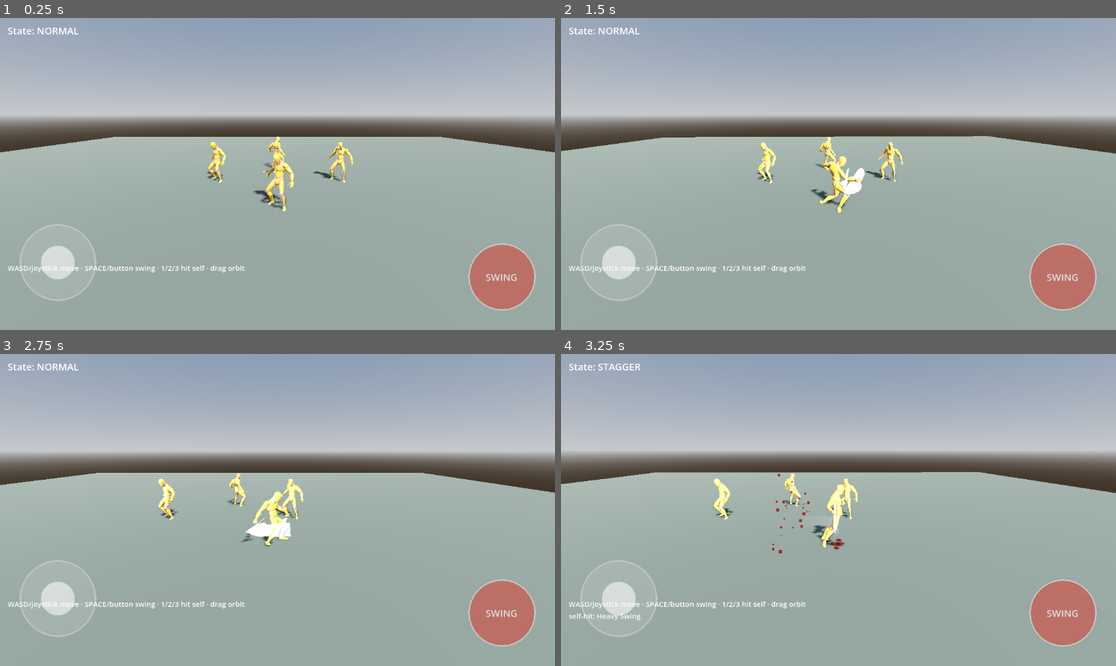
Above: before the commit, frames 1-4 (two rows, left to right).
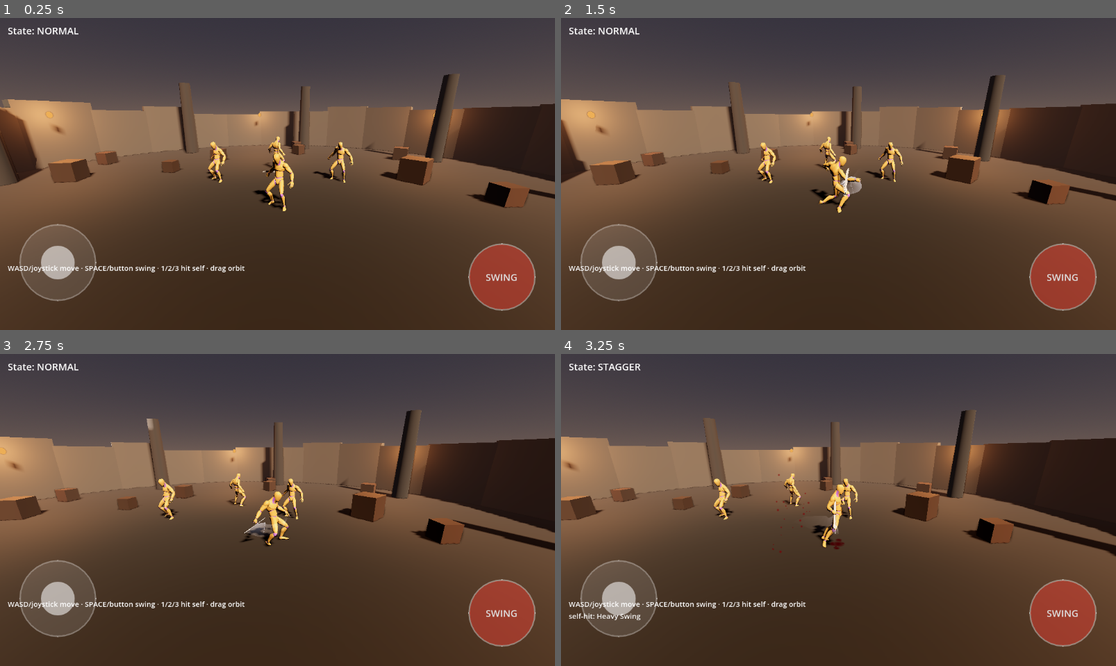
Above: after the commit, the same moments.

Repository: Xollonox/Game
Game: Godot game, scene res://scenes/arena.tscn
The game is run twice, just before and just after one commit, with the same random seed, the same clock (stepped at 60 frames per second) and the same inputs.
Inputs (mouse positions are in pixels of both pictures, inside the frame that each line leads up to):
- Up to frame 1 (0.25 s): no input
- Up to frame 2 (1.5 s): click "SWING" at 0.5 s; tap Enter at 1.25 s; move the mouse to (960, 158) at 1.27 s; hold D (move_right) from 1.28 s (still down); tap Space (attack) at 1.35 s; click (960, 158) at 1.42 s
- Up to frame 3 (2.75 s): release D (move_right) at 2 s; drag from (166, 525) to (249, 572) at 2.02 s
- Up to frame 4 (3.25 s): move the mouse to (894, 441) at 2.77 s; hold D (move_right) from 2.78 s (still down); tap 2 at 2.85 s

The runs differ from the first frame. In frame 1, 99% of the frame differs, in the area x 0-100%, y 0-100%; in frame 2, 100%; in frame 3, 100%; in frame 4, 100%.

Commit message:
Arena environment: stone ring, pillars, crates, torchlight and fog
The fight was happening on an untextured green plane under a flat noon sun,
which made every other effect look unfinished regardless of how it was tuned.

- scripts/arena_decor.gd: builds the arena shell — sunken stone floor disc, a
  28-block perimeter wall with per-block height jitter, eight pillars, scattered
  crates and six torches, all with collision. Generated rather than authored
  into the scene: as nodes it would be ~120 copy-pasted transforms nobody could
  retune without editing every one, where here the layout falls out of a few
  constants. Fixed RNG seed so it is the same arena every run — otherwise no two
  vision tests or playtests are comparable.
- Props sit outside a 6 m radius so they dress the space without becoming
  obstacles mid-duel.
- Torch flicker beats two out-of-step sines against each other per torch, which
  reads as firelight; a single shared sine reads as the whole scene dimming.
- Torches don't cast shadows on purpose — six shadow-casting omnis would cost
  more than the rest of the scene put together on the web build.
- arena.tscn: dusk sky, ACES tonemapping, warm low sun, distance fog and a mild
  contrast/saturation grade.

Also fixed from the render: blood quads were drawing as hard-edged squares —
visibly rectangles of red rather than droplets even at 3 cm. Added a soft radial
falloff texture, tinted by each particle's own colour.

Verified by rendered frames through the full NORMAL -> STAGGER -> RAGDOLL ->
GETTING UP run: blood, pooling and the gripped blade all read against the new
lighting.

Co-Authored-By: Claude Opus 5 <noreply@anthropic.com>
Claude-Session: https://claude.ai/code/session_01YYa41txZkdqc91DQA8Ei5Y

Diff:
--- a/scenes/arena.tscn
+++ b/scenes/arena.tscn
@@ -4,10 +4,15 @@
 [ext_resource type="PackedScene" path="res://scenes/player.tscn" id="2_player"]
 [ext_resource type="PackedScene" path="res://scenes/dummy.tscn" id="3_dummy"]
 [ext_resource type="Script" path="res://scripts/touch_controls.gd" id="4_touch"]
+[ext_resource type="Script" path="res://scripts/arena_decor.gd" id="5_decor"]
 
 [sub_resource type="ProceduralSkyMaterial" id="Sky_1"]
-sky_horizon_color = Color(0.64625, 0.65575, 0.67075, 1)
-ground_horizon_color = Color(0.64625, 0.65575, 0.67075, 1)
+sky_top_color = Color(0.17, 0.19, 0.26, 1)
+sky_horizon_color = Color(0.42, 0.36, 0.33, 1)
+ground_bottom_color = Color(0.09, 0.09, 0.1, 1)
+ground_horizon_color = Color(0.32, 0.28, 0.26, 1)
+sun_angle_max = 22.0
+sun_curve = 0.18
 
 [sub_resource type="Sky" id="SkyRes_1"]
 sky_material = SubResource("Sky_1")
@@ -15,15 +20,26 @@
 [sub_resource type="Environment" id="Env_1"]
 background_mode = 2
 sky = SubResource("SkyRes_1")
-tonemap_mode = 2
+ambient_light_source = 3
+ambient_light_energy = 0.55
+tonemap_mode = 3
+tonemap_white = 4.0
 ssao_enabled = true
+ssao_intensity = 1.6
+fog_enabled = true
+fog_light_color = Color(0.36, 0.33, 0.33, 1)
+fog_density = 0.022
+fog_sky_affect = 0.35
+adjustment_enabled = true
+adjustment_contrast = 1.12
+adjustment_saturation = 0.92
 
 [sub_resource type="PlaneMesh" id="PlaneMesh_ground"]
 size = Vector2(40, 40)
 
 [sub_resource type="StandardMaterial3D" id="Material_ground"]
-albedo_color = Color(0.32, 0.34, 0.3, 1)
-roughness = 0.9
+albedo_color = Color(0.16, 0.15, 0.14, 1)
+roughness = 0.95
 
 [sub_resource type="WorldBoundaryShape3D" id="WorldBoundary_ground"]
 
@@ -73,7 +89,12 @@
 
 [node name="DirectionalLight3D" type="DirectionalLight3D" parent="."]
 transform = Transform3D(0.866, -0.354, 0.354, 0, 0.707, 0.707, -0.5, -0.612, 0.612, 2, 10, 2)
+light_color = Color(1, 0.86, 0.68, 1)
+light_energy = 1.35
 shadow_enabled = true
+
+[node name="ArenaDecor" type="Node3D" parent="."]
+script = ExtResource("5_decor")
 
 [node name="Ground" type="StaticBody3D" parent="."]
 collision_layer = 1
--- /dev/null
+++ b/scripts/arena_decor.gd
@@ -0,0 +1,211 @@
+extends Node3D
+## Builds the arena shell — floor, perimeter wall, pillars, props and torches.
+##
+## Generated in code rather than authored into arena.tscn because it's all
+## repeated primitives placed on a ring: as a scene it would be ~120 nodes of
+## copy-pasted transforms that nobody can adjust without re-editing every one,
+## whereas here the whole layout falls out of a handful of constants.
+##
+## Everything static shares one mesh and one material per prop type, so the
+## renderer batches it. That matters more than usual here: the web build runs
+## through gl_compatibility, where draw-call overhead is the ceiling long
+## before triangle count is.
+
+const ARENA_RADIUS := 13.0
+const WALL_SEGMENTS := 28
+const WALL_HEIGHT := 3.2
+const PILLAR_COUNT := 8
+const PILLAR_RADIUS := 11.0
+const TORCH_COUNT := 6
+const CRATE_COUNT := 11
+
+## Flicker is per-torch so they don't pulse in unison, which reads as a global
+## brightness wobble rather than fire.
+const FLICKER_HZ := 7.0
+const FLICKER_DEPTH := 0.22
+
+var _torches: Array[OmniLight3D] = []
+var _torch_phase: PackedFloat32Array = []
+var _torch_base: PackedFloat32Array = []
+var _rng := RandomNumberGenerator.new()
+
+
+func _ready() -> void:
+	# Fixed seed: the layout should be the same arena every run, not a new one
+	# each launch — otherwise no two playtests or vision tests are comparable.
+	_rng.seed = 7741
+
+	var stone := _material(Color(0.30, 0.29, 0.27), 0.92)
+	var dark_stone := _material(Color(0.20, 0.19, 0.18), 0.95)
+	var wood := _material(Color(0.24, 0.16, 0.09), 0.85)
+
+	_build_floor(dark_stone)
+	_build_wall(stone)
+	_build_pillars(dark_stone)
+	_build_crates(wood)
+	_build_torches()
+
+
+func _process(delta: float) -> void:
+	for i in _torches.size():
+		_torch_phase[i] += delta * FLICKER_HZ
+		# Two out-of-step sines beat against each other, which reads closer to
+		# firelight than a single sine or pure noise.
+		var f := sin(_torch_phase[i]) * 0.6 + sin(_torch_phase[i] * 2.37) * 0.4
+		_torches[i].light_energy = _torch_base[i] * (1.0 + f * FLICKER_DEPTH)
+
+
+func _build_floor(mat: Material) -> void:
+	var disc := CylinderMesh.new()
+	disc.top_radius = ARENA_RADIUS
+	disc.bottom_radius = ARENA_RADIUS
+	disc.height = 0.3
+	disc.radial_segments = 48
+	disc.material = mat
+
+	var m := MeshInstance3D.new()
+	m.mesh = disc
+	# Sunk so its top face sits a hair under y=0, where the ground plane's
+	# collision already is — the disc is dressing, not a second floor.
+	m.position = Vector3(0.0, -0.16, 0.0)
+	add_child(m)
+
+
+func _build_wall(mat: Material) -> void:
+	var block := BoxMesh.new()
+	block.size = Vector3(3.0, WALL_HEIGHT, 0.8)
+	block.material = mat
+
+	var body := StaticBody3D.new()
+	body.collision_layer = 1
+	body.collision_mask = 0
+	add_child(body)
+
+	for i in WALL_SEGMENTS:
+		var a := TAU * float(i) / float(WALL_SEGMENTS)
+		var pos := Vector3(cos(a), 0.0, sin(a)) * ARENA_RADIUS
+		# Slight per-block jitter so the ring reads as stacked stone rather
+		# than an extruded cylinder.
+		var h := WALL_HEIGHT + _rng.randf_range(-0.35, 0.35)
+		var xf := Transform3D(Basis(Vector3.UP, -a + PI * 0.5), pos + Vector3.UP * (h * 0.5 - 0.2))
+		xf = xf.scaled_local(Vector3(1.0, h / WALL_HEIGHT, 1.0))
+
+		var m := MeshInstance3D.new()
+		m.mesh = block
+		m.transform = xf
+		body.add_child(m)
+
+		var shape := CollisionShape3D.new()
+		var box := BoxShape3D.new()
+		box.size = block.size
+		shape.shape = box
+		shape.transform = xf
+		body.add_child(shape)
+
+
+func _build_pillars(mat: Material) -> void:
+	var col := CylinderMesh.new()
+	col.top_radius = 0.34
+	col.bottom_radius = 0.42
+	col.height = 4.6
+	col.radial_segments = 10
+	col.material = mat
+
+	var body := StaticBody3D.new()
+	body.collision_layer = 1
+	body.collision_mask = 0
+	add_child(body)
+
+	for i in PILLAR_COUNT:
+		var a := TAU * float(i) / float(PILLAR_COUNT) + 0.19
+		var pos := Vector3(cos(a), 2.3, sin(a)) * Vector3(PILLAR_RADIUS, 1.0, PILLAR_RADIUS)
+
+		var m := MeshInstance3D.new()
+		m.mesh = col
+		m.position = pos
+		body.add_child(m)
+
+		var shape := CollisionShape3D.new()
+		var cyl := CylinderShape3D.new()
+		cyl.radius = 0.42
+		cyl.height = 4.6
+		shape.shape = cyl
+		shape.position = pos
+		body.add_child(shape)
+
+
+func _build_crates(mat: Material) -> void:
+	var body := StaticBody3D.new()
+	body.collision_layer = 1
+	body.collision_mask = 0
+	add_child(body)
+
+	for i in CRATE_COUNT:
+		var s := _rng.randf_range(0.5, 0.95)
+		var cube := BoxMesh.new()
+		cube.size = Vector3(s, s, s)
+		cube.material = mat
+
+		# Pushed out past the fighting area so props dress the space without
+		# becoming obstacles in the middle of a duel.
+		var a := _rng.randf() * TAU
+		var d := _rng.randf_range(6.0, ARENA_RADIUS - 1.6)
+		var xf := Transform3D(Basis(Vector3.UP, _rng.randf() * TAU),
+			Vector3(cos(a) * d, s * 0.5, sin(a) * d))
+
+		var m := MeshInstance3D.new()
+		m.mesh = cube
+		m.transform = xf
+		body.add_child(m)
+
+		var shape := CollisionShape3D.new()
+		var box := BoxShape3D.new()
+		box.size = cube.size
+		shape.shape = box
+		shape.transform = xf
+		body.add_child(shape)
+
+
+func _build_torches() -> void:
+	var flame_mat := StandardMaterial3D.new()
+	flame_mat.shading_mode = BaseMaterial3D.SHADING_MODE_UNSHADED
+	flame_mat.albedo_color = Color(1.0, 0.62, 0.22)
+
+	var flame := SphereMesh.new()
+	flame.radius = 0.11
+	flame.height = 0.3
+	flame.radial_segments = 8
+	flame.rings = 4
+	flame.material = flame_mat
+
+	for i in TORCH_COUNT:
+		var a := TAU * float(i) / float(TORCH_COUNT) + 0.4
+		var pos := Vector3(cos(a), 2.6, sin(a)) * Vector3(ARENA_RADIUS - 1.2, 1.0, ARENA_RADIUS - 1.2)
+
+		var m := MeshInstance3D.new()
+		m.mesh = flame
+		m.position = pos
+		add_child(m)
+
+		var light := OmniLight3D.new()
+		light.position = pos
+		light.light_color = Color(1.0, 0.64, 0.32)
+		light.light_energy = 3.2
+		light.omni_range = 11.0
+		# Torches are atmosphere, not the shadow-casting key light — six
+		# shadow-casting omnis would cost more than the whole rest of the scene
+		# on the web build.
+		light.shadow_enabled = false
+		add_child(light)
+
+		_torches.append(light)
+		_torch_phase.append(_rng.randf() * TAU)
+		_torch_base.append(light.light_energy)
+
+
+static func _material(albedo: Color, roughness: float) -> StandardMaterial3D:
+	var m := StandardMaterial3D.new()
+	m.albedo_color = albedo
+	m.roughness = roughness
+	m.metallic = 0.0
+	return m
--- a/scripts/combat_fx.gd
+++ b/scripts/combat_fx.gd
@@ -181,6 +181,9 @@
 	# red squares (caught in the first vision test, invisible to state checks).
 	mat.billboard_keep_scale = true
 	mat.disable_receive_shadows = true
+	# Without this the quads render as hard-edged squares — unmistakably
+	# rectangles of red rather than droplets, even at 3 cm.
+	mat.albedo_texture = _make_droplet_texture()
 
 	var quad := QuadMesh.new()
 	quad.size = Vector2.ONE
@@ -241,6 +244,18 @@
 		_players.append(pl)
 
 
+## Soft round falloff, white so the particle's own colour tints it.
+static func _make_droplet_texture() -> ImageTexture:
+	const SIZE := 32
+	var img := Image.create(SIZE, SIZE, false, Image.FORMAT_RGBA8)
+	var centre := Vector2(SIZE * 0.5, SIZE * 0.5)
+	for y in SIZE:
+		for x in SIZE:
+			var d := Vector2(x + 0.5, y + 0.5).distance_to(centre) / (SIZE * 0.5)
+			img.set_pixel(x, y, Color(1, 1, 1, pow(clampf(1.0 - d, 0.0, 1.0), 0.75)))
+	return ImageTexture.create_from_image(img)
+
+
 ## Procedural splat: one core blob with a ring of smaller satellites, so it
 ## reads as spatter rather than a circle. Generated instead of shipped as art
 ## because it's a handful of distance tests at startup and keeps the repo free
Not shown, added: scripts/arena_decor.gd.uid
